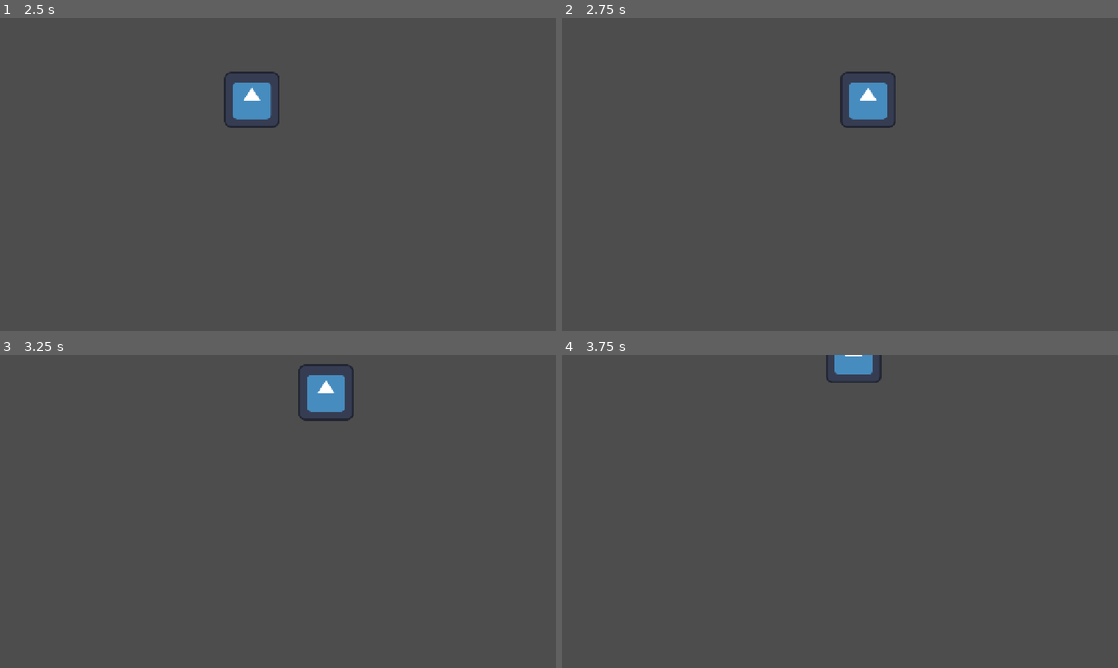
Above: before the commit, frames 1-4 (two rows, left to right).
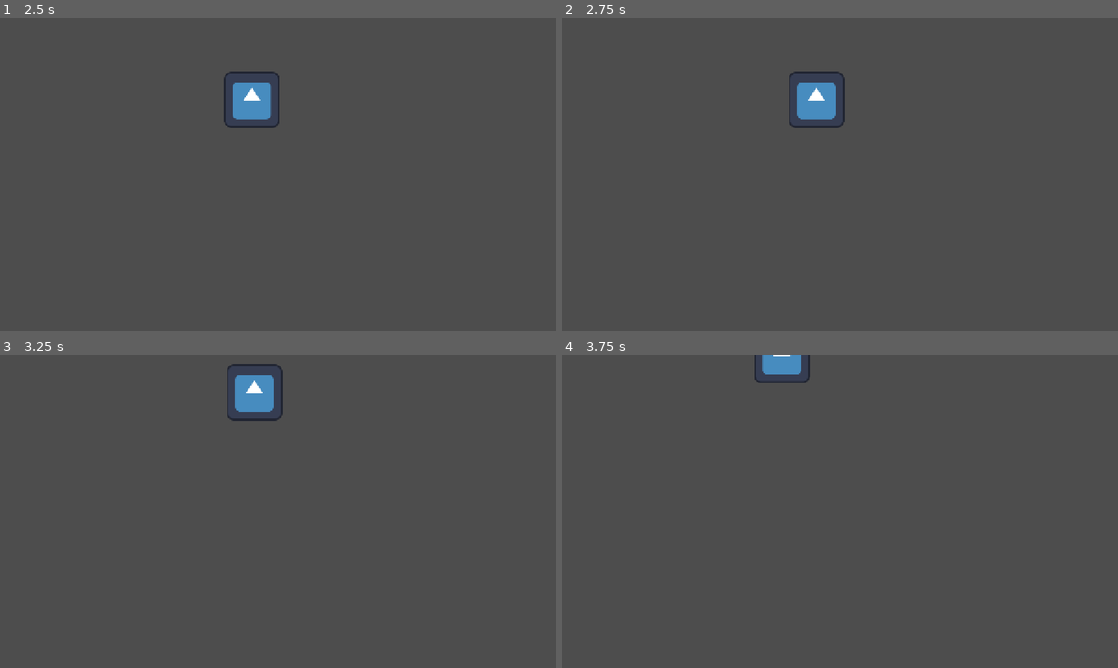
Above: after the commit, the same moments.

Repository: AverySimmons/Laika
Game: Godot game, scene res://01_Source/03_Space/01_Player/player_space.tscn
Two runs of this game, one before a commit and one after it. Both use one fixed random seed, a clock stepped at 60 frames per second and the inputs below. This scene is started directly instead of the project's main scene. The engine's default icon, where the game draws it, is replaced by a stand-in: a white triangle on a blue panel in a dark square.
Inputs (mouse positions are in pixels of both pictures, inside the frame that each line leads up to):
- Up to frame 1 (2.5 s): tap Enter at 0.5 s; move the mouse to (400, 158) at 0.52 s; press the mouse at (400, 158) at 0.53 s; hold D (right) 0.53-1.28 s; move the mouse to (166, 190) at 1.27 s; release the mouse at (166, 190) at 1.28 s; hold S (down) 1.28-2.03 s; click (166, 190) at 1.35 s; move the mouse to (333, 105) at 2.02 s; press the mouse at (333, 105) at 2.03 s; hold D (right) from 2.03 s (still down)
- Up to frame 2 (2.75 s): keep holding D (right)
- Up to frame 3 (3.25 s): move the mouse to (250, 574) at 2.77 s; release D (right) at 2.78 s; release the mouse at (250, 574) at 2.78 s; hold W (up) from 2.78 s (still down); click (250, 574) at 2.85 s
- Up to frame 4 (3.75 s): move the mouse to (1006, 558) at 3.52 s; release W (up) at 3.53 s; press the mouse at (1006, 558) at 3.53 s; hold A (left) from 3.53 s (still down)

Frame 1 is identical in both runs. In frame 2, 2.1% of the frame differs, in the area x 40-60%, y 17-36%; in frame 3, 2.1%, in the area x 40-64%, y 2-22%; in frame 4, 1.1%.

Commit message:
Meteor stuff + player taking damage

Diff:
--- a/01_Source/03_Space/01_Player/00_Guns/bullet.gd
+++ b/01_Source/03_Space/01_Player/00_Guns/bullet.gd
@@ -19,9 +19,9 @@
 
 func _on_area_entered(area) -> void:
 	var obstacle = area.owner
-	#if obstacle is Obstacle:
-		#obstacle.take_damage(1)
-		#despawn()
+	if obstacle is Obstacle:
+		obstacle.take_damage(1)
+		despawn()
 	pass
 
 func despawn() -> void:
--- a/01_Source/03_Space/01_Player/player_space.gd
+++ b/01_Source/03_Space/01_Player/player_space.gd
@@ -1,4 +1,8 @@
 extends CharacterBody2D
+
+# HP ===============================================================================================
+var max_lives: int = 3
+var cur_lives: int = 3
 
 # Movement Variables ===============================================================================
 var top_speed: Vector2 = Vector2(500, 250)
@@ -7,6 +11,7 @@
 var idle_friction: Vector2 = top_speed / 0.07
 var movement_vector: Vector2 = Vector2.ZERO
 var base_velocity: Vector2 = Vector2.ZERO
+@onready var bounds: Vector2 = Data.SPACE_SIZE
 
 # Guns =============================================================================================
 @onready var left_gun: Node2D = $LeftGun
@@ -33,9 +38,16 @@
 		base_velocity.x = move_toward(base_velocity.x, 0, idle_friction.x * delta)
 		base_velocity.y = move_toward(base_velocity.y, 0, idle_friction.y * delta)
 	global_position += base_velocity * delta
+
+	global_position.x = clamp(global_position.x, 0, 585)
+	global_position.y = clamp(global_position.y, 0, 720)
 	pass
 
 func handle_click(position: Vector2) -> void:
 	for gun in guns:
 		gun.handle_click(position)
 	pass
+
+func take_damage() -> void:
+	cur_lives -= 1
+	pass
--- /dev/null
+++ b/01_Source/03_Space/02_Enemies/big_meteor.gd
@@ -0,0 +1,7 @@
+extends Obstacle
+
+func _ready() -> void:
+	hp = 10
+	velocity = Vector2(0, randf_range(125, 175))
+	radius = randf_range(130, 180)
+	pass
--- /dev/null
+++ b/01_Source/03_Space/02_Enemies/big_meteor.tscn
@@ -0,0 +1,7 @@
+[gd_scene load_steps=2 format=3 uid="uid://bwb2ypiyxmi8l"]
+
+[ext_resource type="Script" uid="uid://b38enkw0ulank" path="res://01_Source/03_Space/02_Enemies/big_meteor.gd" id="1_15cq6"]
+
+[node name="BigMeteor" type="Area2D"]
+script = ExtResource("1_15cq6")
+metadata/_custom_type_script = "uid://dhaw8kkdbem5y"
--- /dev/null
+++ b/01_Source/03_Space/02_Enemies/obstacle.gd
@@ -0,0 +1,20 @@
+class_name Obstacle
+extends Area2D
+
+var radius: float
+var hp: int
+var velocity: Vector2
+
+func _physics_process(delta: float) -> void:
+	global_position += velocity * delta
+	pass
+
+func take_damage(damage: int) -> void:
+	hp -= damage
+	if hp <= 0:
+		die()
+	pass
+
+func die() -> void:
+	queue_free()
+	pass
--- /dev/null
+++ b/01_Source/03_Space/02_Enemies/obstacle.tscn
@@ -0,0 +1,11 @@
+[gd_scene load_steps=3 format=3 uid="uid://2w7dxu8x8itf"]
+
+[ext_resource type="Script" uid="uid://dhaw8kkdbem5y" path="res://01_Source/03_Space/02_Enemies/obstacle.gd" id="1_hl0cu"]
+
+[sub_resource type="CircleShape2D" id="CircleShape2D_uao40"]
+
+[node name="Obstacle" type="Area2D"]
+script = ExtResource("1_hl0cu")
+
+[node name="CollisionShape2D" type="CollisionShape2D" parent="."]
+shape = SubResource("CircleShape2D_uao40")
--- a/01_Source/09_Singletons/signal_bus.gd
+++ b/01_Source/09_Singletons/signal_bus.gd
@@ -1 +1,4 @@
 extends Node
+
+signal lose
+signal take_damage(cur_lives: int)
Not shown, added: 01_Source/03_Space/02_Enemies/big_meteor.gd.uid
Not shown, added: 01_Source/03_Space/02_Enemies/obstacle.gd.uid
